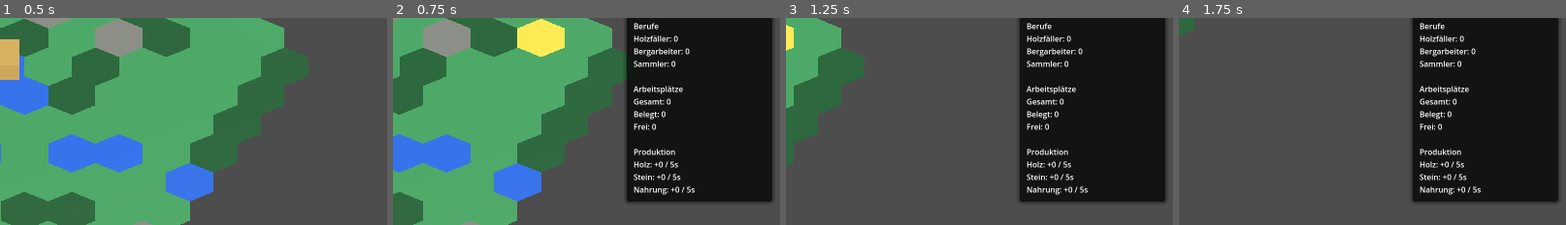
Above: before the commit, frames 1-4 (left to right).
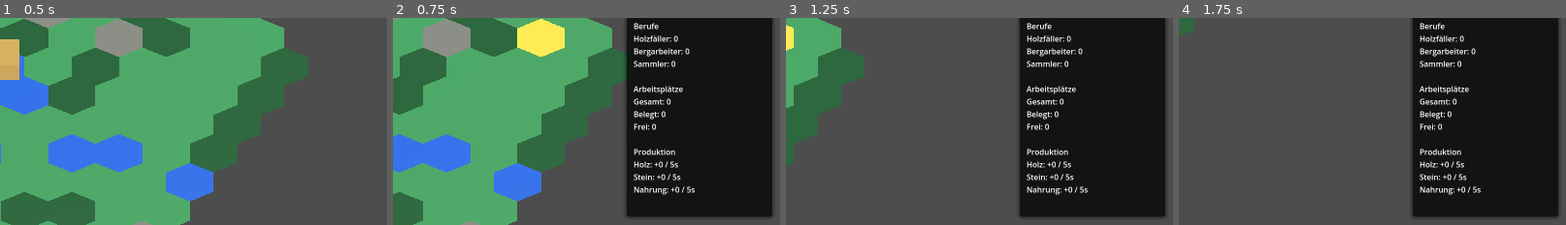
Above: after the commit, the same moments.

Repository: Ranu4922/CodexGame
Game: Godot game, scene res://scenes/Main.tscn
Same seed, same stepped clock (60 frames per second), same inputs: the game is played once before the commit and once after it.
Inputs (mouse positions are % of the whole screen's width and height, from its top left):
- Up to frame 1 (0.5 s): no input
- Up to frame 2 (0.75 s): tap Enter at 0.5 s; move the mouse to (72, 47) at 0.52 s; hold D from 0.53 s (still down); tap I at 0.6 s; click (72, 47) at 0.67 s
- Up to frame 3 (1.25 s): keep holding D
- Up to frame 4 (1.75 s): move the mouse to (30, 58) at 1.27 s; release D at 1.28 s; hold S from 1.28 s (still down); tap B at 1.35 s
The pictures show only the part of the screen within x 50-100%, y 40-90%; the shares and areas given below are measured in that part.

Frame 1 is identical in both runs. In frame 2, 2.8% of the frame differs, in the area x 60-98%, y 88-97%; in frame 3, 2.8%; in frame 4, 2.8%.

Commit message:
Show growth details in settlement window

Diff:
--- a/scenes/GameWorld.tscn
+++ b/scenes/GameWorld.tscn
@@ -1,9 +1,10 @@
-[gd_scene load_steps=5 format=3 uid="uid://d2mvphexworld"]
+[gd_scene load_steps=6 format=3 uid="uid://d2mvphexworld"]
 
 [ext_resource type="Script" path="res://scripts/game_world.gd" id="1_world_script"]
 [ext_resource type="Script" path="res://scripts/hex_grid.gd" id="2_hex_grid_script"]
 [ext_resource type="Script" path="res://scripts/camera_controller.gd" id="3_camera_script"]
 [ext_resource type="Script" path="res://scripts/population_growth.gd" id="4_population_growth_script"]
+[ext_resource type="Script" path="res://scripts/settlement_growth_info.gd" id="5_growth_info_script"]
 
 [node name="GameWorld" type="Node3D"]
 script = ExtResource("1_world_script")
@@ -123,7 +124,7 @@
 offset_left = -320.0
 offset_top = 20.0
 offset_right = -20.0
-offset_bottom = 460.0
+offset_bottom = 520.0
 
 [node name="VBoxContainer" type="VBoxContainer" parent="CanvasLayer/SettlementWindow"]
 layout_mode = 2
@@ -137,6 +138,11 @@
 layout_mode = 2
 text = ""
 
+[node name="GrowthInfoLabel" type="Label" parent="CanvasLayer/SettlementWindow/VBoxContainer"]
+layout_mode = 2
+text = ""
+script = ExtResource("5_growth_info_script")
+
 [node name="InfoPanel" type="PanelContainer" parent="CanvasLayer"]
 visible = false
 offset_left = 16.0
